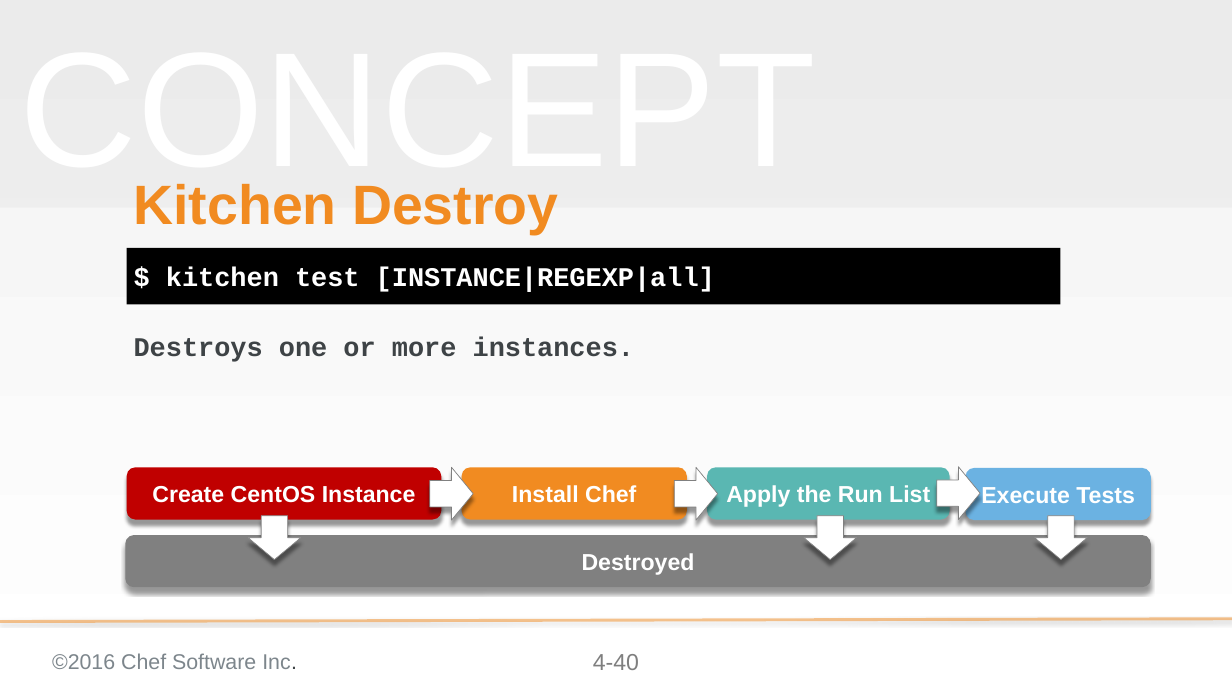
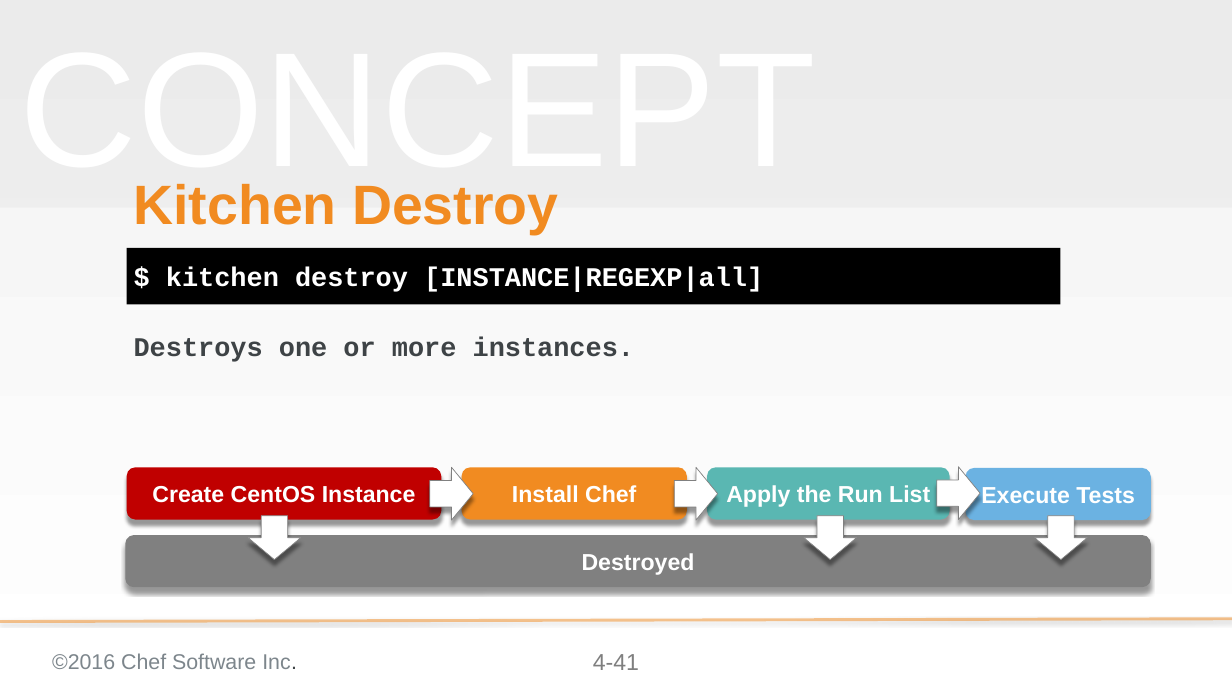
Before and after one commit to chef-training/test_driven_cookbook_development, a slide deck: slide 41 of 04-refactoring_cookbooks_with_tests.pptx (slide 40 before the commit). Drawn at 1232x693 pixels with LibreOffice and Linux fonts; fonts in the diff are those of the drawing; background and template pictures are left out. Boxes give left, top, right and bottom in pixels: in the first picture for what was removed or moved away, otherwise in the second. Text is boxed around its words. In the diff, an @@ line names an element or a change of style, - is before the commit and + after.

```diff
--- a/04-refactoring_cookbooks_with_tests.pptx
+++ b/04-refactoring_cookbooks_with_tests.pptx
@@ subtitle at box(166, 268, 763, 292): text changed @@
-$ kitchen test [INSTANCE|REGEXP|all]
+$ kitchen destroy [INSTANCE|REGEXP|all]
@@ page number at box(593, 654, 639, 670): text changed @@
-4-40
+4-41
```
Also in this commit, not shown: 12 other slides changed, 2 slides added.
